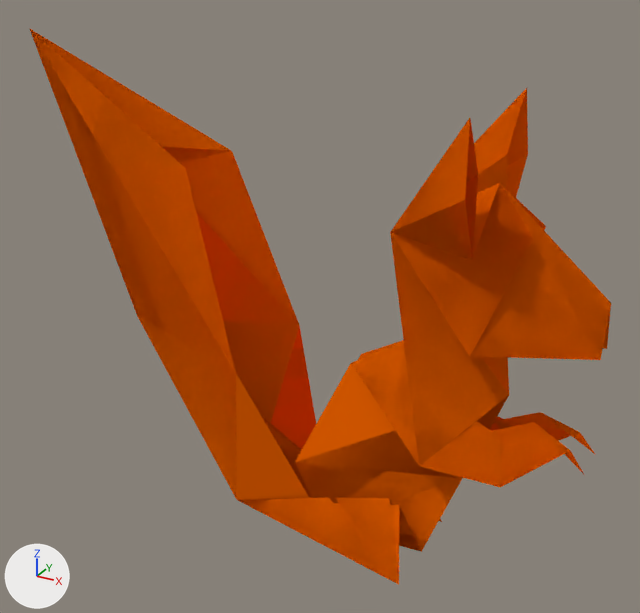
The Blender file DesignWorkspace/Blendfiles/Squirrel/PlayerWeak.blend, before and after one commit.
Before and after are seen from a 50 mm camera at (4.68, -8.79, 7.56) aimed at (-0.25, 0.18, 3.07). Lighting does not change. The marker at lower left points along +X, +Y and +Z.

The first picture shows 'Squirrel'.
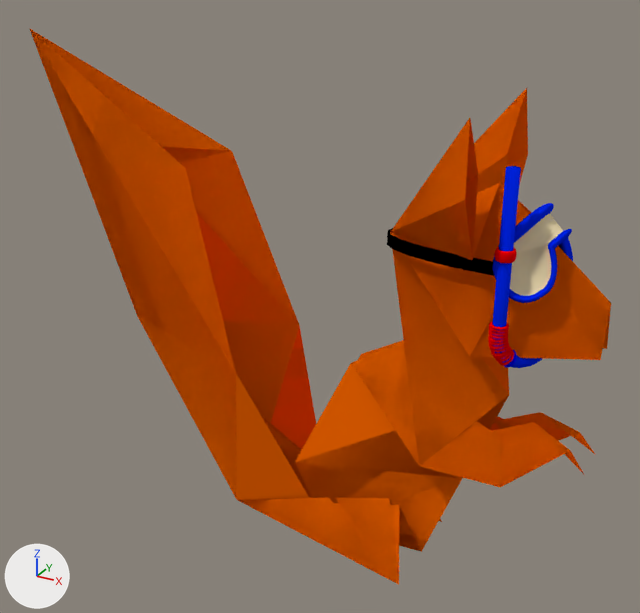
Pixel boxes (x1, y1, x2, y2) of what changed, in the pictures (640 x 613 px):
'Taucherbrille', added
    after: (387, 203, 573, 303)
    faces in mat_glas (beige #e7d5a8): (510, 213, 563, 296)
    faces in mat_blue_rubber (blue #0024e7): (493, 203, 573, 303)
    faces in mat_black_rubber_001 (black #000000): (387, 228, 494, 276)
'Schnorchel', added (blue)
    after: (488, 166, 543, 368)
    faces in mat_blue_rubber (blue #0024e7): (492, 166, 543, 368)
    faces in mat_red_rubber (red #e70003): (488, 247, 517, 366)

The change, as a diff of the scene's bpy script:
```diff
--- a/DesignWorkspace/Blendfiles/Squirrel/PlayerWeak.blend.py
+++ b/DesignWorkspace/Blendfiles/Squirrel/PlayerWeak.blend.py
@@ mat_blue_rubber @@
+mat_blue_rubber = diffuse_material('Blue Rubber')
+mat_blue_rubber.base_color = (0.0, 0.0177, 0.8)  # blue #0024e7
@@ mat_glas @@
+mat_glas = diffuse_material('Glas')
+mat_glas.base_color = (0.8, 0.667, 0.391)  # beige #e7d5a8
@@ mat_black_rubber_001 @@
+mat_black_rubber_001 = diffuse_material('Black Rubber.001')
+mat_black_rubber_001.base_color = (0.0, 0.0, 0.0)  # black #000000
@@ mat_red_rubber @@
+mat_red_rubber = diffuse_material('Red Rubber')
+mat_red_rubber.base_color = (0.8, 0.0, 0.000881)  # red #e70003
@@ mat_glas_blau @@
+mat_glas_blau = diffuse_material('Glas Blau')
+mat_glas_blau.base_color = (0.0, 0.00142, 0.8)  # blue #0005e7
@@ me_sphere @@
+me_sphere.from_pydata(...)  # 1610 vertices, 1616 faces; spans x -10.3..10.3, y -3.4..5.9, z -1.9..5.9
+# faces by material slot: [12, 1530, 74]
+me_sphere.materials.append(mat_glas)  # beige #e7d5a8
+me_sphere.materials.append(mat_blue_rubber)  # blue #0024e7
+me_sphere.materials.append(mat_black_rubber_001)  # black #000000
@@ me_cylinder @@
+me_cylinder.from_pydata(...)  # 8988 vertices, 9317 faces; spans x -10.7..1.5, y -1.5..1.5, z -30.1..1.0
+me_cylinder.polygons.foreach_set('use_smooth', [True] * 9317)
+# faces by material slot: [799, 6720, 1798]
+me_cylinder.materials.append(mat_blue_rubber)  # blue #0024e7
+me_cylinder.materials.append(mat_red_rubber)  # red #e70003
+me_cylinder.materials.append(mat_glas_blau)  # blue #0005e7
@@ ob_taucherbrille @@
+ob_taucherbrille = bpy.data.objects.new('Taucherbrille', me_sphere)
+ob_taucherbrille.location = (2.28, 0.0, 4.14)
+ob_taucherbrille.rotation_euler = (-0.732, 0.0202, 1.504)  # degrees (-42, 1.2, 86)
+ob_taucherbrille.scale = (0.0496, 0.195, 0.195)
@@ ob_schnorchel @@
+ob_schnorchel = bpy.data.objects.new('Schnorchel', me_cylinder)
+ob_schnorchel.location = (2.27, -0.54, 5.27)
+ob_schnorchel.rotation_euler = (0.0, 0.0, 3.965)  # degrees (0, 0, 227)
+ob_schnorchel.scale = (0.0711, 0.0711, 0.0711)
```
